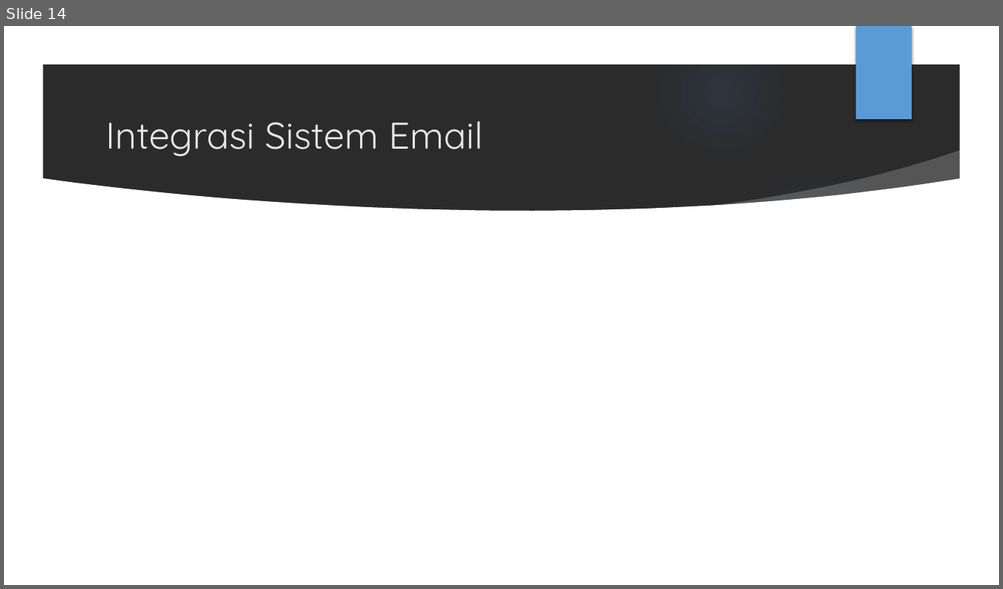
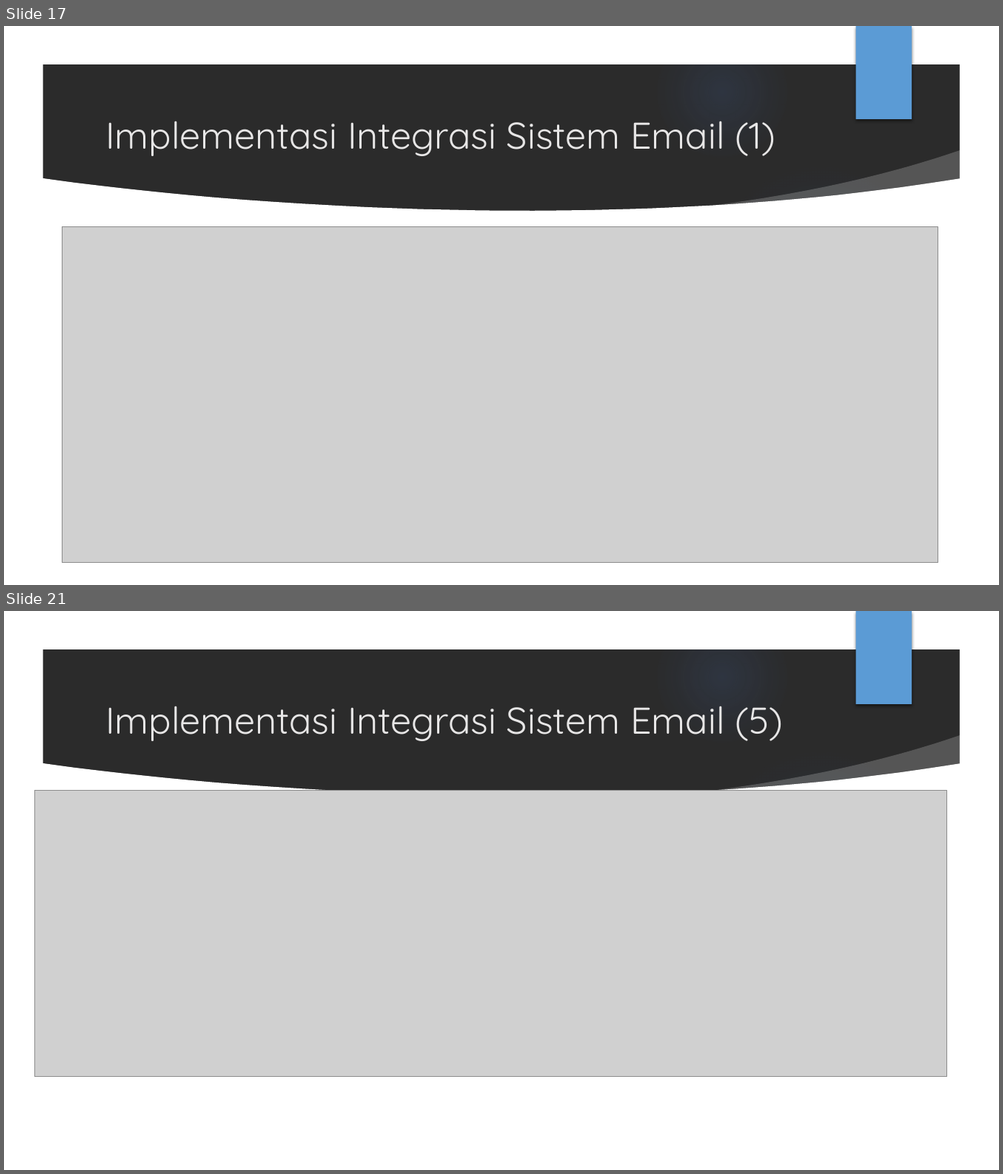
Before and after one commit to luckysenjaya/Skripsi, a slide deck: 10. Sidang/Sidang.pptx. Shown one above the other, each under a label of ours: slide 14 before the commit, slides 17 and 21 after it; the slides between them are not shown. The pictures are 1003x589 and 1003x1174 pixels, drawn with LibreOffice and Linux fonts; fonts in the diff are those of the drawing; grey boxes stand for pictures; background and template pictures are left out; a plain dark background stands for a picture behind light text. Boxes give left, top, right and bottom in pixels: in the first picture for what was removed or moved away, otherwise in the second. Text is boxed around its words. In the diff, an @@ line names an element or a change of style, - is before the commit and + after.

```diff
--- a/10. Sidang/Sidang.pptx
+++ b/10. Sidang/Sidang.pptx
@@ slide 21 added at bbox=[4, 611, 999, 1170], background picture (left out); not listed: 9 template elements that a slide beside it also shows @@
@@ title added at bbox=[105, 706, 782, 741], 36 pt, text #E7E6E6 @@
+Implementasi Integrasi Sistem Email (5)
@@ picture added at bbox=[34, 791, 947, 1077] @@
@@ what was slide 14 is now slide 17 @@
@@ slide 17 changed as well @@
@@ title at bbox=[105, 121, 774, 156]: text changed @@
-Integrasi Sistem Email
+Implementasi Integrasi Sistem Email (1)
@@ picture added at bbox=[62, 227, 937, 563] @@
```
Also in this commit, not shown: 13 other slides changed, 11 other slides added, 1 slide removed, 41 other files.
